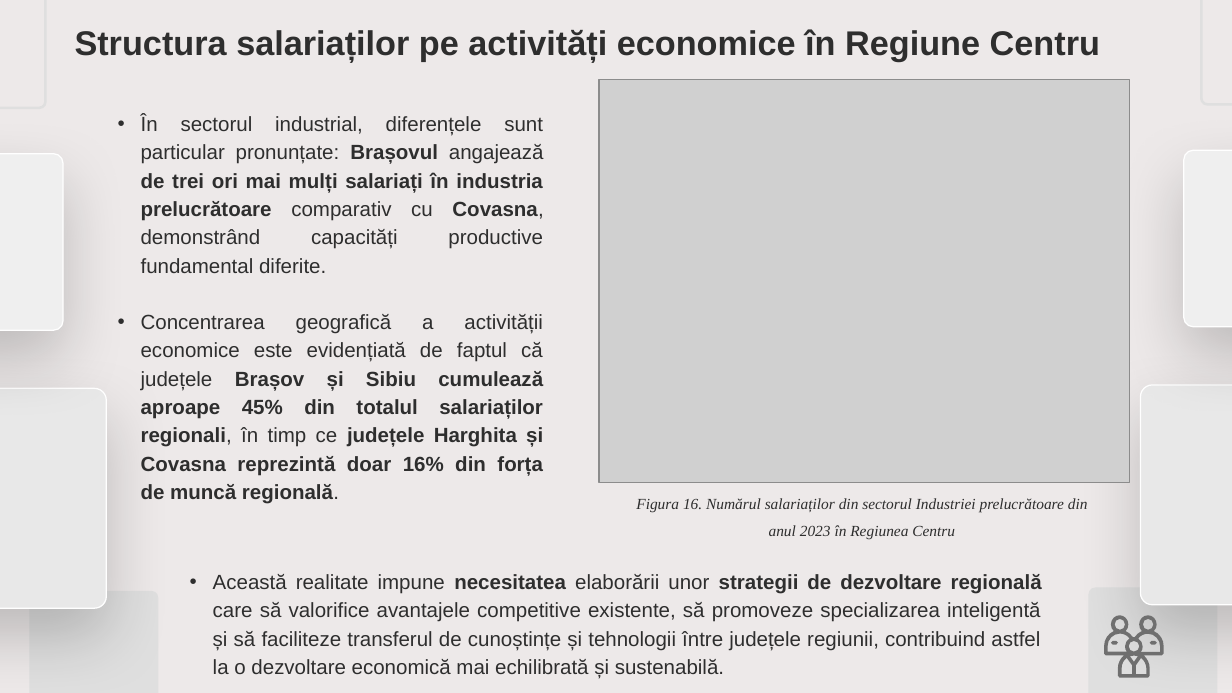
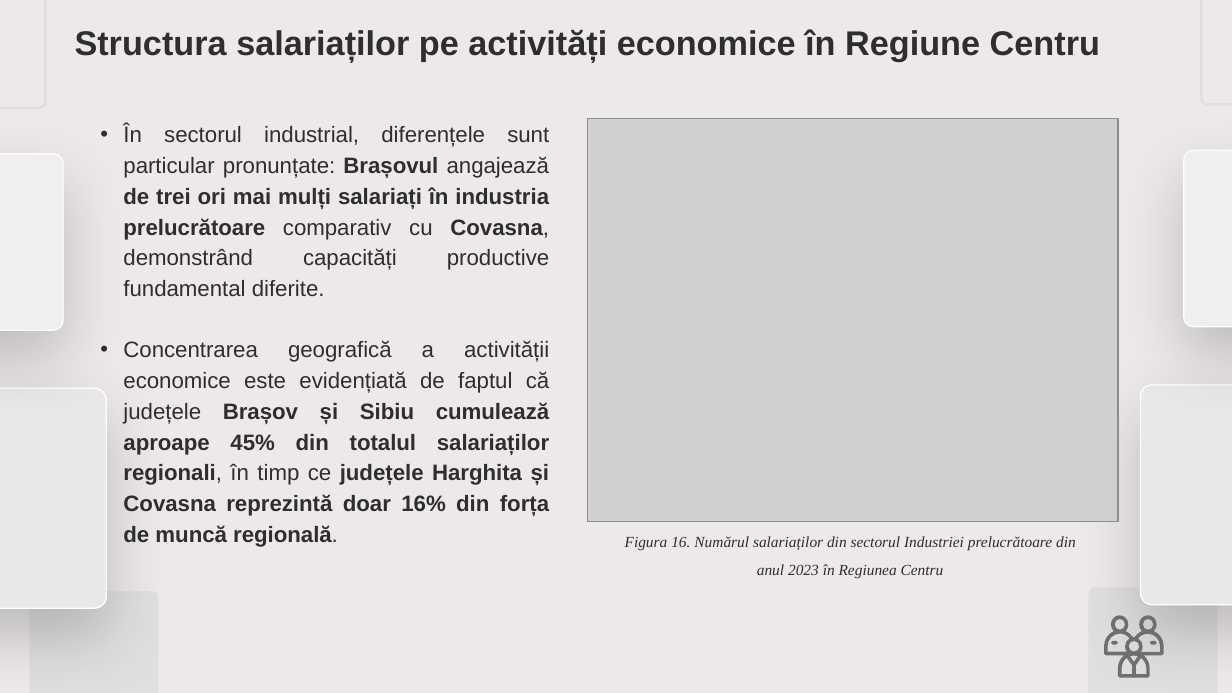
Before and after one commit to d4vjd/Labor-Market-Analysis-App, a slide deck: slide 21 of PUPAZA_DAVID_STAT_OTOIU_ADRIAN.pptx (slide 22 before the commit). Drawn at 1232x693 pixels with LibreOffice and Linux fonts; fonts in the diff are those of the drawing; grey boxes stand for pictures. Boxes give left, top, right and bottom in pixels: in the first picture for what was removed or moved away, otherwise in the second. Text is boxed around its words. In the diff, an @@ line names an element or a change of style, - is before the commit and + after.

```diff
--- a/PUPAZA_DAVID_STAT_OTOIU_ADRIAN.pptx
+++ b/PUPAZA_DAVID_STAT_OTOIU_ADRIAN.pptx
@@ text "În sectorul industrial, diferențele sunt ...": place and size @@
-text "În sectorul industrial, diferențele sunt ..." at bbox=[141, 115, 544, 504]
+text "În sectorul industrial, diferențele sunt ..." at bbox=[123, 125, 550, 516]
@@ text "În sectorul industrial, diferențele sunt ..." at bbox=[123, 125, 550, 516]: size 12 to 13 pt @@
@@ picture: place and size @@
-picture at bbox=[599, 80, 1130, 483]
+picture at bbox=[588, 118, 1119, 521]
@@ text "Figura 16. Numărul salariaților din ...": place and size @@
-text "Figura 16. Numărul salariaților din ..." at bbox=[636, 498, 1088, 540]
+text "Figura 16. Numărul salariaților din ..." at bbox=[625, 536, 1076, 579]
@@ text removed at bbox=[213, 574, 1042, 678] @@
-• Această realitate impune necesitatea elaborării unor strategii de dezvoltare regională care să valorifice avantajele competitive existente, să promoveze specializarea inteligentă și să faciliteze transferul de cunoștințe și tehnologii între județele regiunii, contribuind astfel la o dezvoltare economică mai echilibrată și sustenabilă.
```
Also in this commit, not shown: 24 other slides changed, 1 slide removed.
